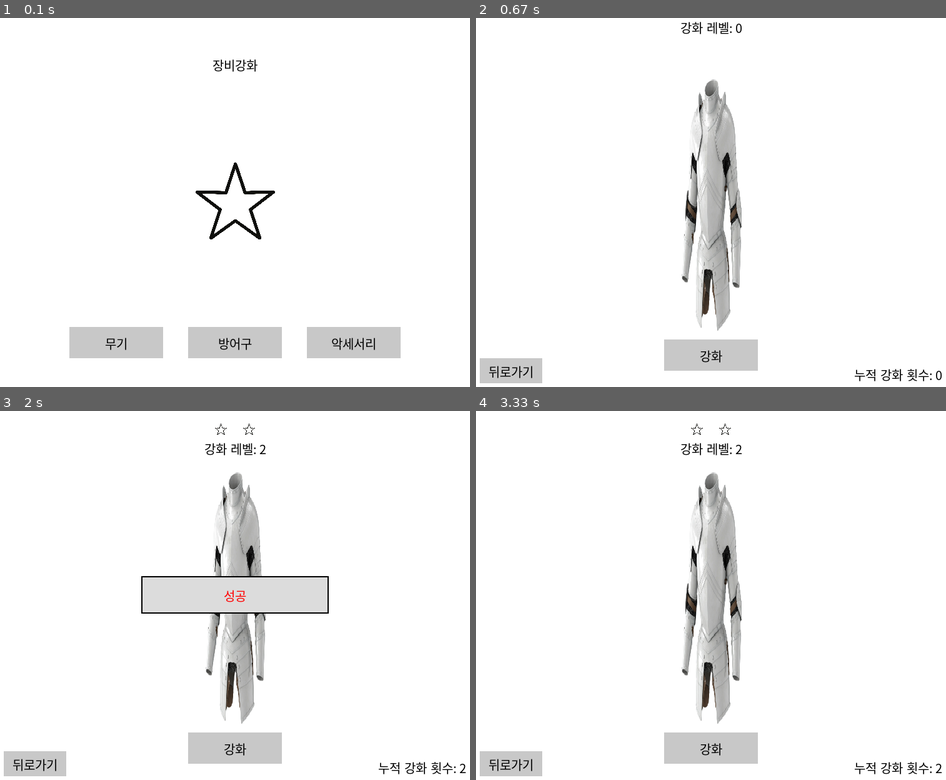
Above: before the commit, frames 1-4 (two rows, left to right).
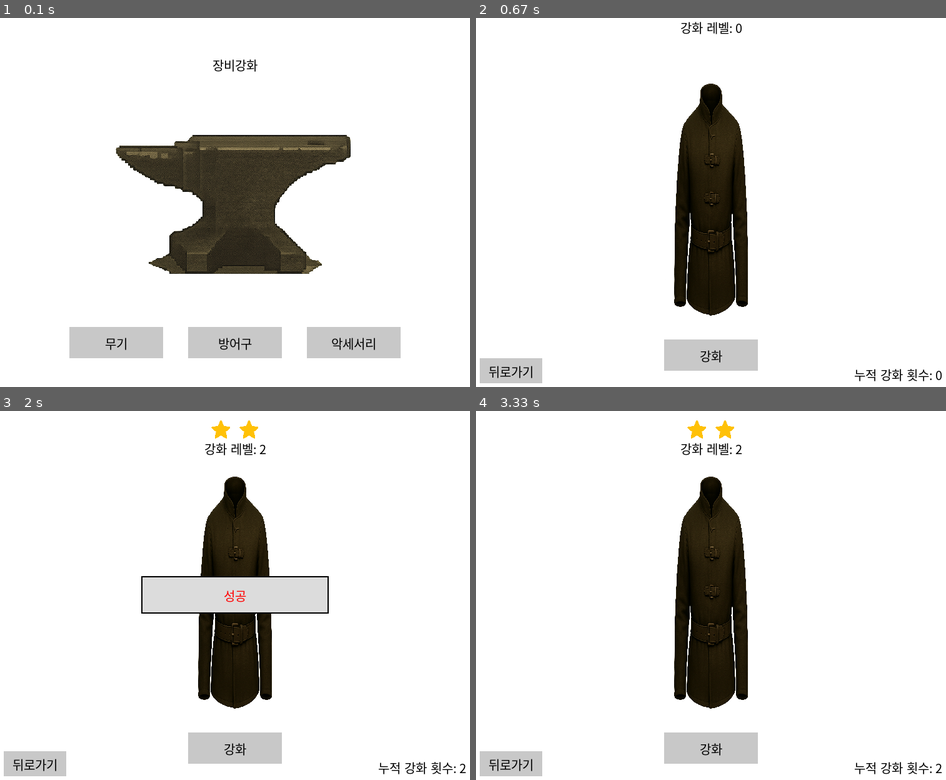
Above: after the commit, the same moments.

Repository: lllllIIIIlll/enchant_simul_project
Game: pygame game, started from game.py
The game is run twice, just before and just after one commit, with the same random seed, the same clock (stepped at 60 frames per second) and the same inputs.
Inputs (mouse positions are in pixels of both pictures, inside the frame that each line leads up to):
- Up to frame 1 (0.1 s): no input
- Up to frame 2 (0.67 s): click "방어구" at 0.38 s
- Up to frame 3 (2 s): click "강화" at 0.72 s; click (79, 536) at 1.05 s; click "강화" at 1.38 s; tap Enter at 1.67 s
- Up to frame 4 (3.33 s): click (687, 698) at 2.05 s; click (696, 529) at 2.38 s; click (631, 462) at 2.72 s; click (523, 506) at 3.05 s

The runs differ from the first frame. In frame 1, 11% of the frame differs, in the area x 24-75%, y 31-70%; in frame 2, 8.2%; in frame 3, 6.9%; in frame 4, 8.4%.

Commit message:
somethingn changes... like... img files>?

Diff:
--- a/equipment.json
+++ b/equipment.json
@@ -13,10 +13,10 @@
         "name": "갑옷",
         "hp": 50,
         "defense": 10,
-        "image1": "picture/armor2.png",
-        "image2": "picture/armor2.png",
-        "image3": "picture/armor2.png",
-        "image4": "picture/armor2.png"
+        "image1": "picture/Armor 1.png",
+        "image2": "picture/Armor 2.png",
+        "image3": "picture/Armor 3.png",
+        "image4": "picture/Armor 3.png"
     },
     {
         "type": "악세서리",
--- a/game.py
+++ b/game.py
@@ -89,8 +89,8 @@
             btn.rect = pygame.Rect(start_x + i * (btn_width + btn_gap), y, btn_width, btn_height)
             btn.draw(screen)
 
-        img_enchant = pygame.image.load("picture/star.png")
-        img_enchant = pygame.transform.scale(img_enchant, (200, 200))
+        img_enchant = pygame.image.load("picture/Anvil 2.png")
+        img_enchant = pygame.transform.scale(img_enchant, (500, 500))
         img_rect = img_enchant.get_rect(center=(screen_width // 2, screen_height // 2 ))
         screen.blit(img_enchant, img_rect)
 
@@ -109,7 +109,7 @@
                 col = i % max_per_row
                 x = start_x + col * (img_size + gap)
                 star_y = y + row * (img_size + gap)
-                img_star = pygame.image.load("picture/star.png")
+                img_star = pygame.image.load("picture/star2.png")
                 img_star = pygame.transform.scale(img_star, (img_size, img_size))
                 screen.blit(img_star, (x, star_y))
                 last_star_bottom = max(last_star_bottom, star_y + img_size + gap)
@@ -136,7 +136,7 @@
                 else:
                     img_key = "image1"
                 img = pygame.image.load(equip.get(img_key, equip["image1"]))
-                img = pygame.transform.scale(img, (120, 420))
+                img = pygame.transform.scale(img, (160, 420))
                 img_rect = img.get_rect(center=(screen_width // 2, screen_height // 2))
                 screen.blit(img, img_rect)
             except Exception:
--- a/mini_game.py
+++ b/mini_game.py
@@ -20,7 +20,7 @@
     success_left = center - success_width // 2
     success_right = center + success_width // 2
 
-    player_img = pygame.image.load("picture/star.png")
+    player_img = pygame.image.load("picture/star2.png")
     player_img = pygame.transform.scale(player_img, (20, 20))
     player_x = bar_x
     player_y = bar_y - 15
